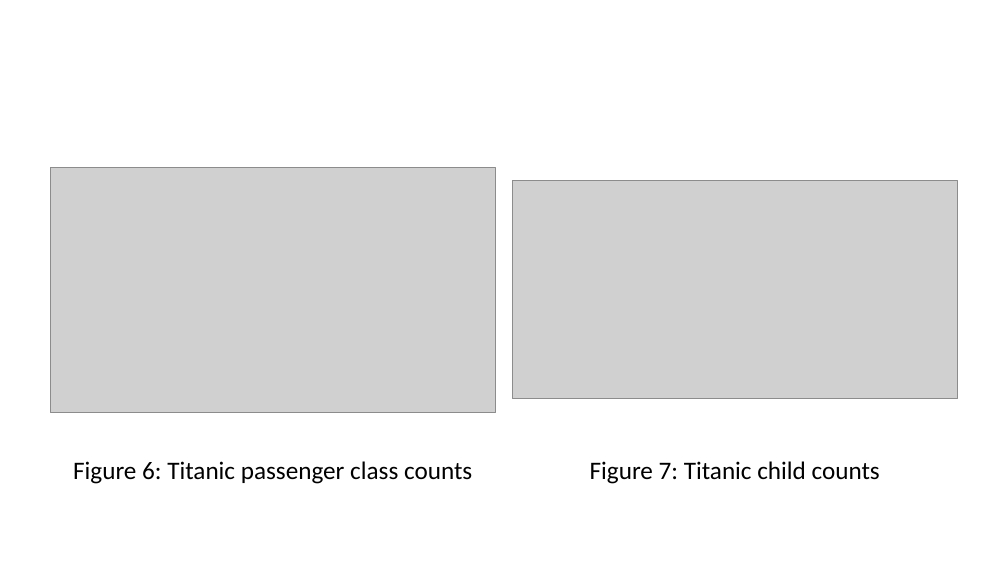
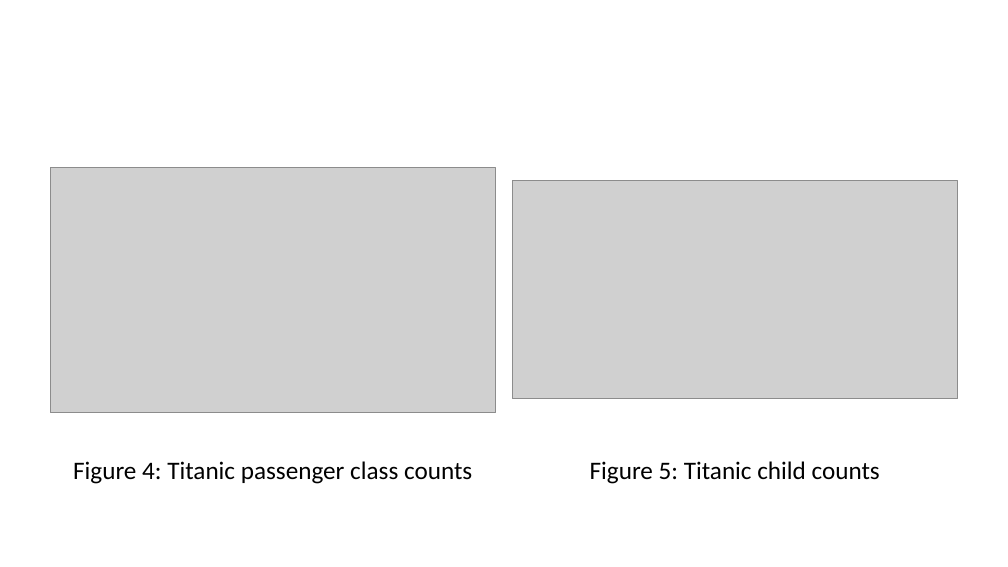
Before and after one commit to pmean/talks, a slide deck: slide 18 of clinical-statistics/day-one.pptx. Drawn at 1008x567 pixels with LibreOffice and Linux fonts; fonts in the diff are those of the drawing; grey boxes stand for pictures. Boxes give left, top, right and bottom in pixels: in the first picture for what was removed or moved away, otherwise in the second. Text is boxed around its words. In the diff, an @@ line names an element or a change of style, - is before the commit and + after.

```diff
--- a/clinical-statistics/day-one.pptx
+++ b/clinical-statistics/day-one.pptx
@@ text at bbox=[73, 461, 472, 484]: text changed @@
-Figure 6: Titanic passenger class counts
+Figure 4: Titanic passenger class counts
@@ text at bbox=[590, 461, 880, 484]: text changed @@
-Figure 7: Titanic child counts
+Figure 5: Titanic child counts
```
Also in this commit, not shown: 5 other slides changed, 4 slides added, 6 other files.
